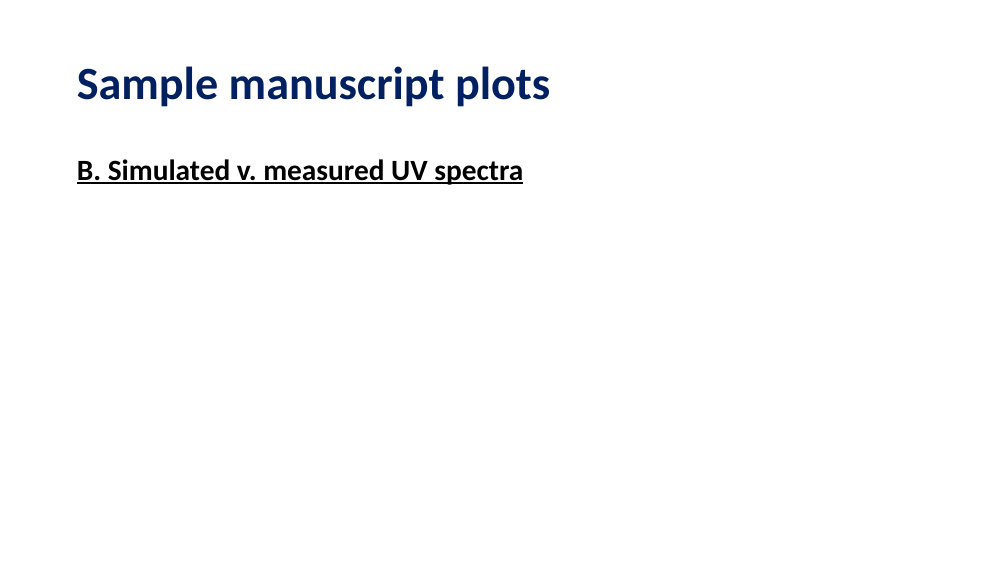
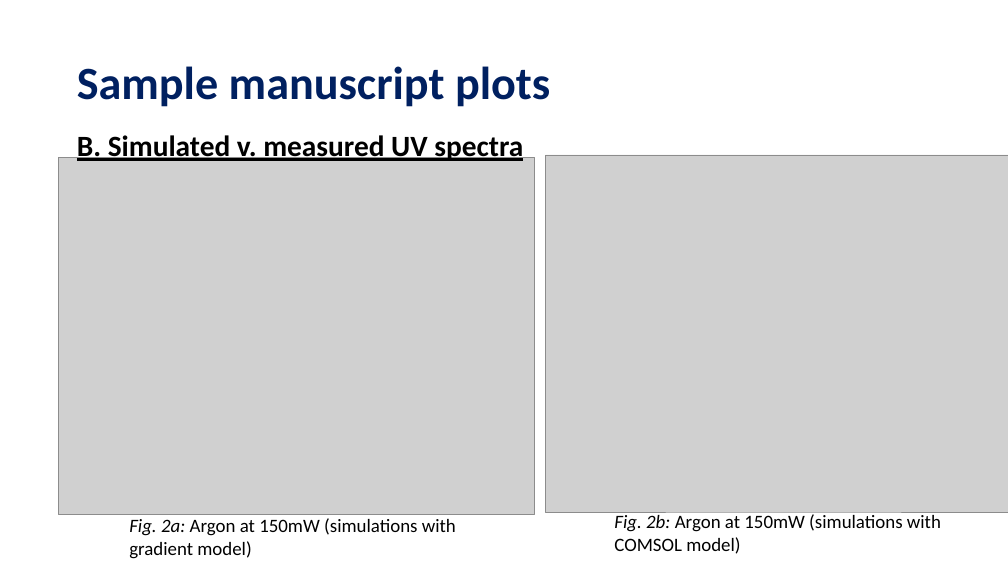
Before and after one commit to david-f-amorim/Simulating-THG-of-few-femtosecond-pulses-in-a-noble-gas-, a slide deck: slide 4 of presentations/DESY - Week 7.pptx (slide 3 before the commit). Drawn at 1008x567 pixels with LibreOffice and Linux fonts; fonts in the diff are those of the drawing; grey boxes stand for pictures. Boxes give left, top, right and bottom in pixels: in the first picture for what was removed or moved away, otherwise in the second. Text is boxed around its words. In the diff, an @@ line names an element or a change of style, - is before the commit and + after.

```diff
--- a/presentations/DESY - Week 7.pptx
+++ b/presentations/DESY - Week 7.pptx
@@ text "B. Simulated v. measured UV ..." rewrapped from (77,159,523,185) to (77,132,523,164) @@
@@ picture added at (58,157,535,514) @@
@@ picture added at (546,155,1008,512) @@
@@ text added at (129,518,456,559), 18 pt, text #000000 @@
+Fig. 2a: Argon at 150mW (simulations with
+gradient model)
@@ text added at (614,514,941,554), 18 pt, text #000000 @@
+Fig. 2b: Argon at 150mW (simulations with
+COMSOL model)
```
Also in this commit, not shown: 1 other slide changed, 7 slides added, 17 other files.
